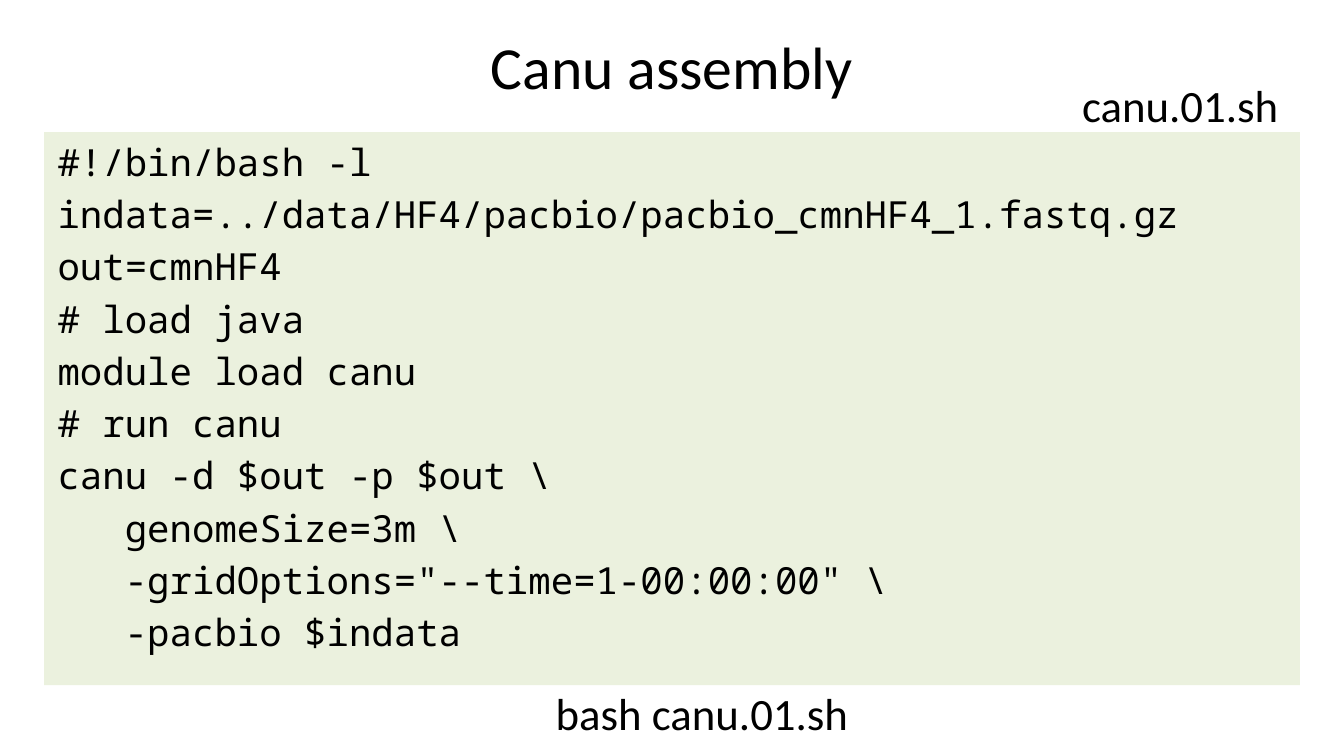
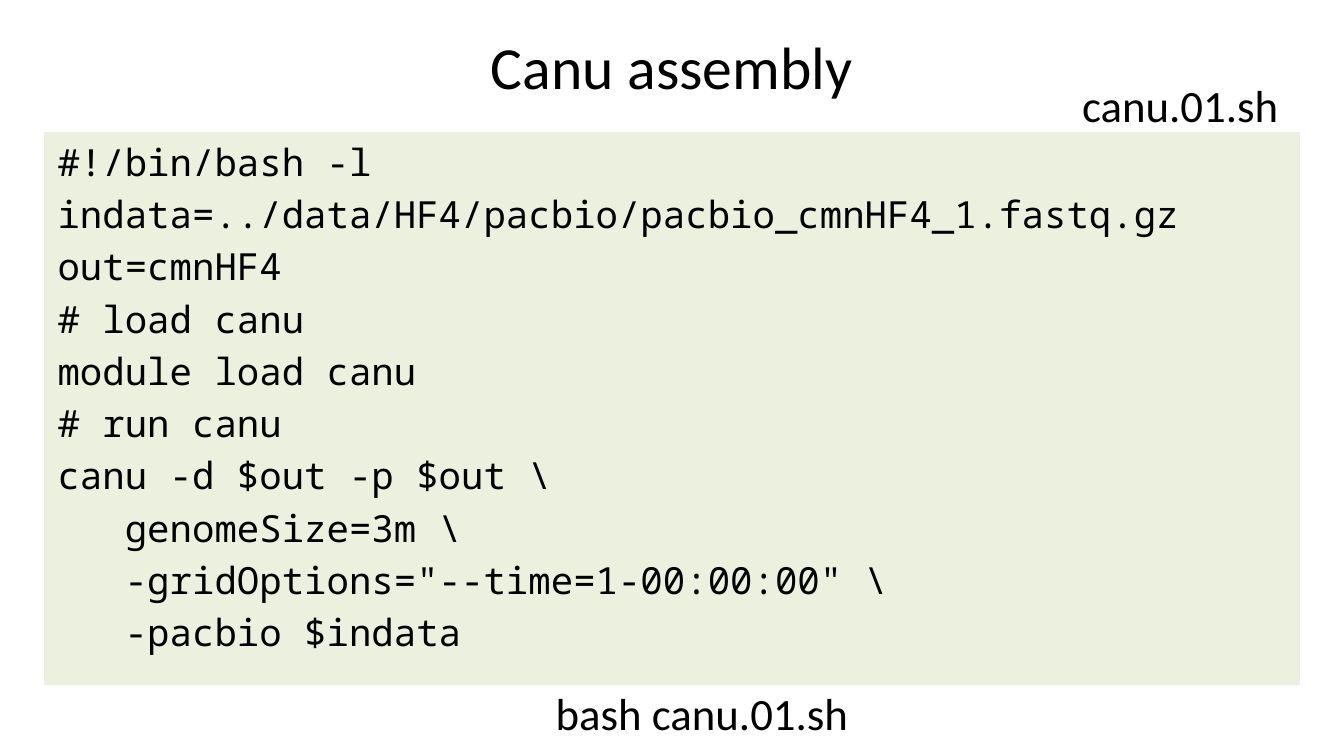
Before and after one commit to liu3zhenlab/teaching, a slide deck: slide 17 of PLPTH813Bioinformatis/2025/2_lab/lab12_assembly.pptx (slide 16 before the commit). Drawn at 1344x756 pixels with LibreOffice and Linux fonts; fonts in the diff are those of the drawing. Boxes give left, top, right and bottom in pixels: in the first picture for what was removed or moved away, otherwise in the second. Text is boxed around its words. In the diff, an @@ line names an element or a change of style, - is before the commit and + after.

```diff
--- a/PLPTH813Bioinformatis/2025/2_lab/lab12_assembly.pptx
+++ b/PLPTH813Bioinformatis/2025/2_lab/lab12_assembly.pptx
@@ text at (x1=102, y1=304, x2=305, y2=334): text changed @@
-# load java
+# load canu
```
Also in this commit, not shown: 3 other slides changed, 1 slide added, 1 other file.
